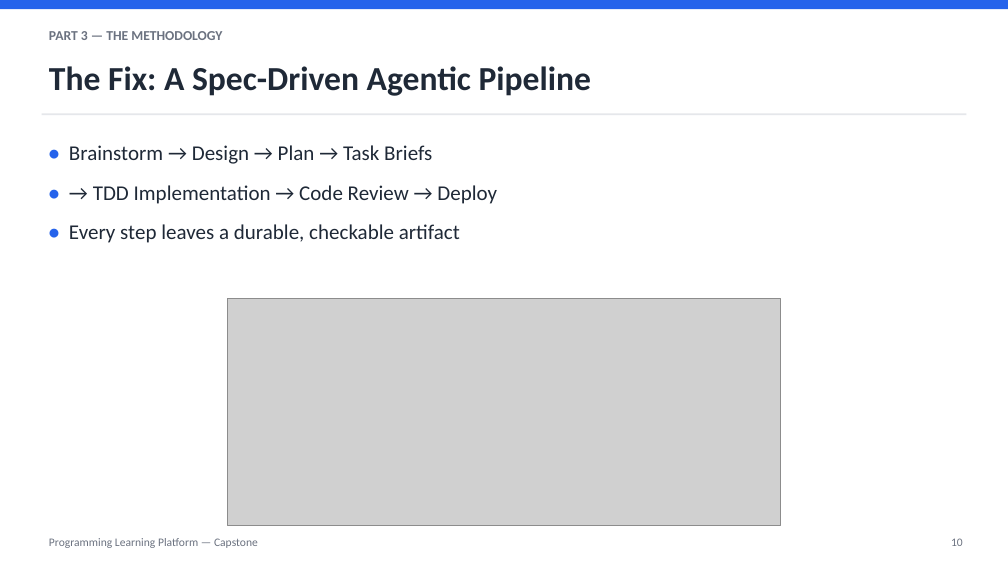
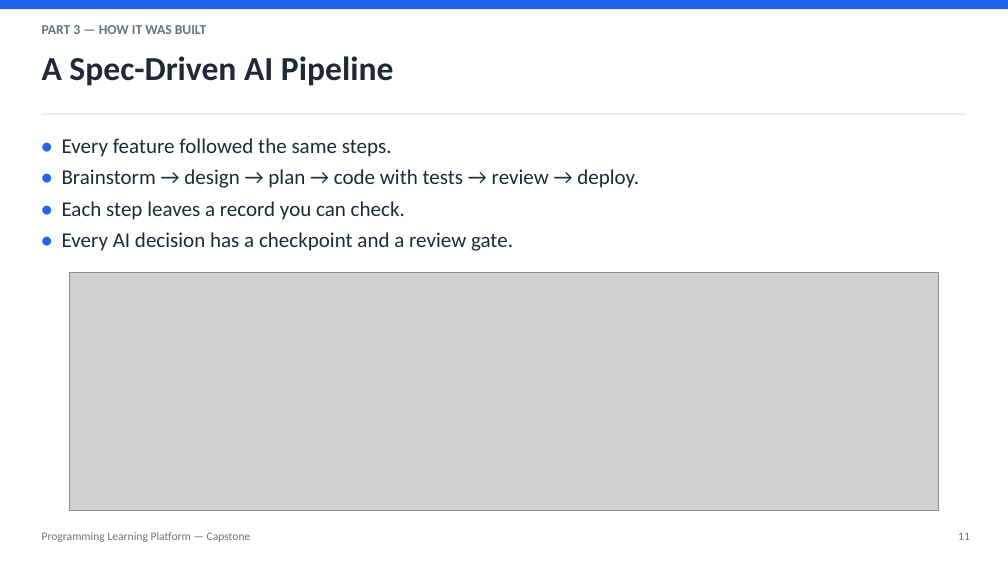
Before and after one commit to Jeromefromcn/programming-learning-platform, a slide deck: slide 11 of docs/6_presentation/presentation.pptx (slide 10 before the commit). Drawn at 1008x567 pixels with LibreOffice and Linux fonts; fonts in the diff are those of the drawing; grey boxes stand for pictures. Boxes give left, top, right and bottom in pixels: in the first picture for what was removed or moved away, otherwise in the second. Text is boxed around its words. In the diff, an @@ line names an element or a change of style, - is before the commit and + after.

```diff
--- a/docs/6_presentation/presentation.pptx
+++ b/docs/6_presentation/presentation.pptx
@@ text at [42,25,207,34]: text changed @@
-PART 3 — THE METHODOLOGY
+PART 3 — HOW IT WAS BUILT
@@ text at [42,56,393,86]: text changed @@
-The Fix: A Spec-Driven Agentic Pipeline
+A Spec-Driven AI Pipeline
@@ text at [62,138,639,251]: text changed @@
-• Brainstorm → Design → Plan → Task Briefs
-• → TDD Implementation → Code Review → Deploy
-• Every step leaves a durable, checkable artifact
+• Every feature followed the same steps.
+• Brainstorm → design → plan → code with tests → review → deploy.
+• Each step leaves a record you can check.
+• Every AI decision has a checkpoint and a review gate.
@@ picture: place and size @@
-picture at [228,299,781,526]
+picture at [70,272,939,510]
@@ text "Programming Learning Platform — Capstone" at [42,532,251,542]: line spacing 1.15 to 1 @@
@@ text at [958,532,970,540]: text changed @@
-10
+11
```
Also in this commit, not shown: 7 other slides changed, 7 slides added, 11 slides removed, 1 other file.
